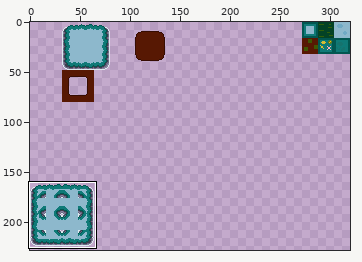
A pixel-art file gets an edit: Assets/Art/Jumanis-Tileset.aseprite. Above, an overview of the earlier version with the close-up marked.
Close-up. Old version:
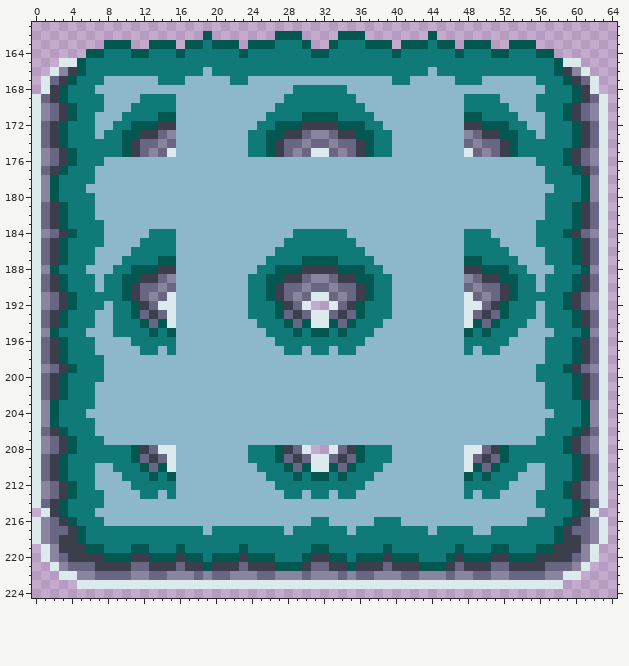
320x320 pixels, 1 frame. Shown: x 0..64, y 161..224. The wide view leaves out empty margins. The commit also changed other parts of the picture, which this record leaves out.
Once edited:
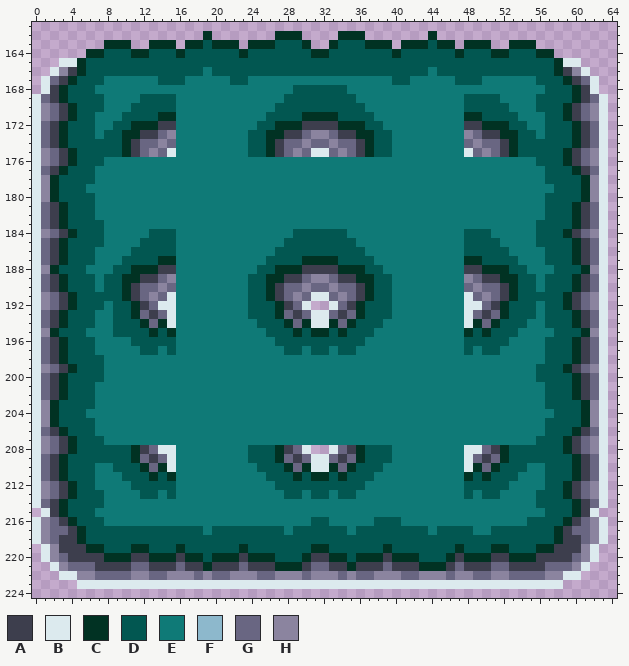
Palette (. is transparent): A #3d3e4d  B #dceaee  C #013223  D #025751  E #0f7a77  F #8db8cc  G #696682  H #8b849f
Difference:
Changed rows in their new state; - is an unchanged pixel.
Layer "Jumanis":
first column x 2:
162 -----------------C-------CCC----CCC-------C-----------------
163 ------CCC--CCC-CCDCCC-CCCDDDC--CDDDCCC-CCCDCC-CCC--CCC------
164 ----CCDDDCCDDDCDDDDDDCDDDDDDDCCDDDDDDDCDDDDDDCDDDCCDDDCC----
165 ---CDDDDDDDDDDDDDDDDDDDDDDDDDDDDDDDDDDDDDDDDDDDDDDDDDDDDC---
166 ---CDDDDDDDDDDDDDEDDDDDDDDDDDDDDDDDDDDDDDDEDDDDDDDDDDDDDC---
167 --CDDDEEEEEEDDDEEEEEDDEEEEEEEEEEEEEEEEDDEEEEEDDDEEEEEEDDDC--
168 -CDDDEEEEEEEEEEEEEEEEEEEEEEDDDDDDEEEEEEEEEEEEEEEEEEEEEEDDDC-
169 -CDDDDEEEEDDDDEEEEEEEEEEEEDDDDDDDDEEEEEEEEEEEEDDDDEEEEDDDDC-
170 --CDDDEEEDDDDDEEEEEEEEEEEDDDDDDDDDDEEEEEEEEEEEDDDDDEEEDDDC--
171 --CDDEEEDDDDCCEEEEEEEEEEDDDDCCCCDDDDEEEEEEEEEECCDDDDEEEDDC--
172 -CDDDEEDDCCC--EEEEEEEEEDDCCC----CCCDDEEEEEEEEE--CCCDDEEDDDC-
173 -CDDDEDDCC----EEEEEEEEDDCC--------CCDDEEEEEEEE----CCDDEDDDC-
174 -CDDDDDDC-----EEEEEEEEDDC----------CDDEEEEEEEE-----CDDDDDDC-
175 --CDDDDDC-----EEEEEEEEDDC----------CDDEEEEEEEE-----CDDDDDC--
176 --CDDDEEEEEEEEEEEEEEEEEEEEEEEEEEEEEEEEEEEEEEEEEEEEEEEEDDDC--
177 -CDDDEEEEEEEEEEEEEEEEEEEEEEEEEEEEEEEEEEEEEEEEEEEEEEEEEEDDDC-
178 CDDDDEEEEEEEEEEEEEEEEEEEEEEEEEEEEEEEEEEEEEEEEEEEEEEEEEEDDDDC
179 CDDDEEEEEEEEEEEEEEEEEEEEEEEEEEEEEEEEEEEEEEEEEEEEEEEEEEEEDDDC
180 CDDDDEEEEEEEEEEEEEEEEEEEEEEEEEEEEEEEEEEEEEEEEEEEEEEEEEEDDDDC
181 -CDDDEEEEEEEEEEEEEEEEEEEEEEEEEEEEEEEEEEEEEEEEEEEEEEEEEEDDDC-
182 -CDDDEEEEEEEEEEEEEEEEEEEEEEEEEEEEEEEEEEEEEEEEEEEEEEEEEEDDDC-
183 -CDDDDEEEEEEEEEEEEEEEEEEEEEEEEEEEEEEEEEEEEEEEEEEEEEEEEDDDDC-
184 --CDDDEEEEEDDDEEEEEEEEEEEEEDDDDDDEEEEEEEEEEEEEDDDEEEEEDDDC--
185 -CDDDDEEEEDDDDEEEEEEEEEEEEDDDDDDDDEEEEEEEEEEEEDDDDEEEEDDDDC-
186 -CDDDEEEEDDDDDEEEEEEEEEEEDDDDDDDDDDEEEEEEEEEEEDDDDDEEEEDDDC-
187 -CDDDEEEDDDDCCEEEEEEEEEEDDDDCCCCDDDDEEEEEEEEEECCDDDDEEEDDDC-
188 CDDDEEEDDCCC--EEEEEEEEEDDCCC----CCCDDEEEEEEEEE--CCCDDEEEDDDC
189 -CDDDEDDCC----EEEEEEEEDDCC--------CCDDEEEEEEEE----CCDDEDDDC-
190 -CDDDEDDC-----EEEEEEEEDDC----------CDDEEEEEEEE-----CDDEDDDC-
191 --CDDDDDC-----EEEEEEEEDDC----------CDDEEEEEEEE-----CDDDDDC--
192 --CDDDEDDC----EEEEEEEEDDDC--------CDDDEEEEEEEE----CDDDEDDC--
193 -CDDDEEDDC----EEEEEEEEDDDC--------CDDDEEEEEEEE----CDDDEDDDC-
194 -CDDDEEDDDC-C-EEEEEEEEEDDDC-C--C-CDDDEEEEEEEEE-C-CDDDEEDDDC-
195 CDDDEEEDDDDCDCEEEEEEEEEEDDDCDCCDCDDDEEEEEEEEEECDCDDDEEEEDDDC
196 -CDDDEEEEDDDDDEEEEEEEEEEEDDDDDDDDDDEEEEEEEEEEEDDDDDEEEEDDDC-
197 -CDDDEEEEEDDEDEEEEEEEEEEEEDDEDDEDDEEEEEEEEEEEEDEDDEEEEEDDDC-
198 -CDDDDEEEEEEEEEEEEEEEEEEEEEEEEEEEEEEEEEEEEEEEEEEEEEEEEEDDDC-
199 --CDDDEEEEEEEEEEEEEEEEEEEEEEEEEEEEEEEEEEEEEEEEEEEEEEEEDDDC--
200 -CDDDDEEEEEEEEEEEEEEEEEEEEEEEEEEEEEEEEEEEEEEEEEEEEEEEEDDDDC-
201 -CDDDEEEEEEEEEEEEEEEEEEEEEEEEEEEEEEEEEEEEEEEEEEEEEEEEEEDDDC-
202 -CDDDEEEEEEEEEEEEEEEEEEEEEEEEEEEEEEEEEEEEEEEEEEEEEEEEEEDDDC-
203 CDDDDEEEEEEEEEEEEEEEEEEEEEEEEEEEEEEEEEEEEEEEEEEEEEEEEEEDDDDC
204 CDDDEEEEEEEEEEEEEEEEEEEEEEEEEEEEEEEEEEEEEEEEEEEEEEEEEEEEDDDC
205 CDDDDEEEEEEEEEEEEEEEEEEEEEEEEEEEEEEEEEEEEEEEEEEEEEEEEEEDDDDC
206 -CDDDEEEEEEEEEEEEEEEEEEEEEEEEEEEEEEEEEEEEEEEEEEEEEEEEEEDDDC-
207 --CDDDEEEEEEEEEEEEEEEEEEEEEEEEEEEEEEEEEEEEEEEEEEEEEEEEDDDC--
208 --CDDDDDDC----EEEEEEEEDDDC--------CDDDEEEEEEEE----CDDDDDDC--
209 -CDDDDDDDC----EEEEEEEEDDDC--------CDDDEEEEEEEE----CDDDDDDDC-
210 -CDDDEEDDDC-C-EEEEEEEEEDDDC-C--C-CDDDEEEEEEEEE-C-CDDDEEDDDC-
211 -CDDDEEEDDDCDCEEEEEEEEEEDDDCDCCDCDDDEEEEEEEEEECDCDDDEEEDDDC-
212 --CDDEEEEDDDDDEEEEEEEEEEEDDDDDDDDDDEEEEEEEEEEEDDDDDEEEEDDC--
213 --CDDDEEEEDDEDEEEEEEEEEEEEDDEDDEDDEEEEEEEEEEEEDEDDEEEEDDDC--
214 -CDDDDEEEEEEEEEEEEEEEEEEEEEEEEEEEEEEEEEEEEEEEEEEEEEEEEDDDDC-
215 -CDDDEEEEEEEEEEEEEEEEEEEEEEEEEEEEEEEEEEEEEEEEEEEEEEEEEEDDDC-
216 --CDDDEEEEEEEEEEEEEEEEEEEEEEEDDEEEEEDDDEEEEEEEEEEEEEEDDDDC--
217 ---CDDDDDDDDDDDDDEDDDDDDDDEDDDDDDEDDDDDDDDEDDDDEEDDDDDDDC---
218 ---CDDDDDDDDDDDDDDDDDDDDDDDDDDDDDDDDDDDDDDDDDDDDDDDDDDDDC---
219 ----CCDDDCCDDDCDDDDDDCDDDDDDDCCDDDDDDCDDDDDDDCDDDCCDDDCC----
220 ------CCC--CCC-CCDCCC-CCCDDDC--CCDCCC-CCCDDDC-CCC--CCC------
221 -----------------C-------CCC-----C-------CCC----------------
